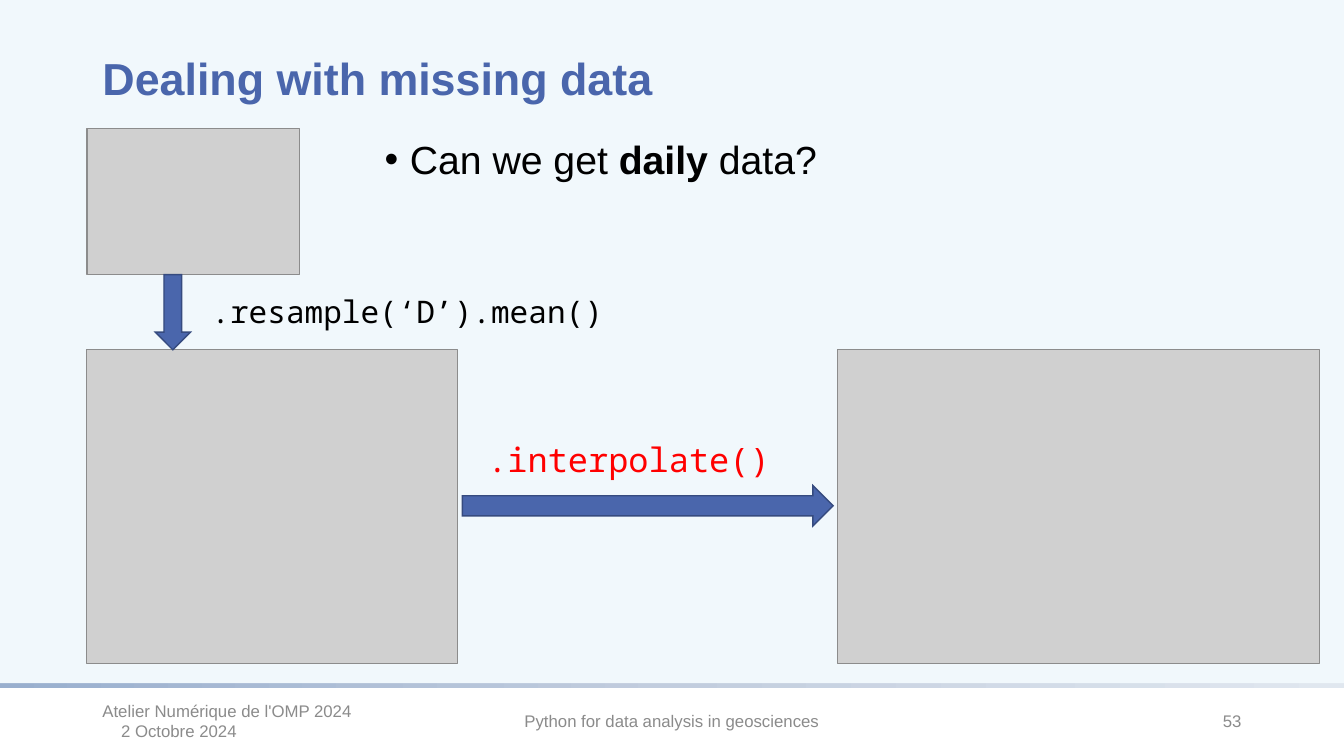
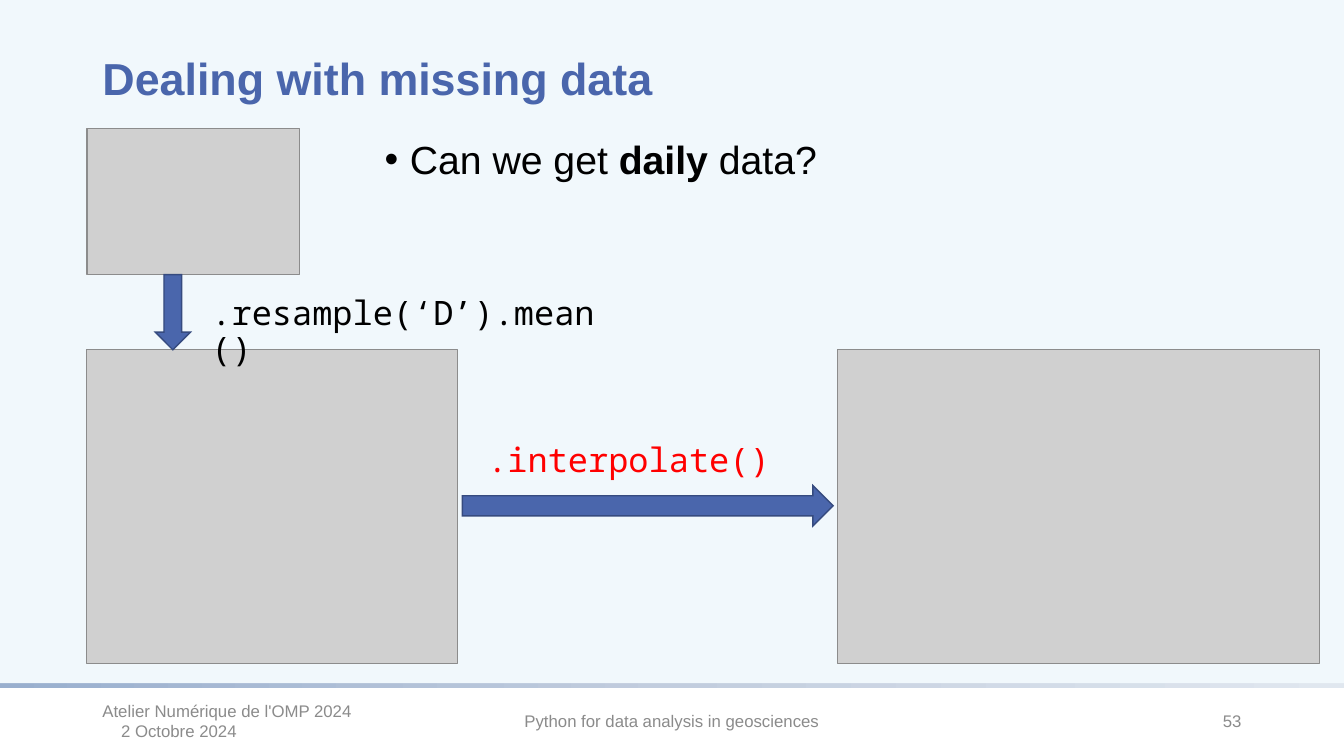
Before and after one commit to rguilcas/python-geosciences, a slide deck: slide 53 of slides/Introduction to pandas.pptx. Drawn at 1344x756 pixels with LibreOffice and Linux fonts; fonts in the diff are those of the drawing; grey boxes stand for pictures; background and template pictures are left out. Boxes give left, top, right and bottom in pixels: in the first picture for what was removed or moved away, otherwise in the second. Text is boxed around its words. In the diff, an @@ line names an element or a change of style, - is before the commit and + after.

```diff
--- a/slides/Introduction to pandas.pptx
+++ b/slides/Introduction to pandas.pptx
@@ text ".resample(‘D’).mean()" at <box>211,299,594,333</box>: size 22.2 to 24 pt @@
```
Also in this commit, not shown: 1 other slide changed, 2 other files.
